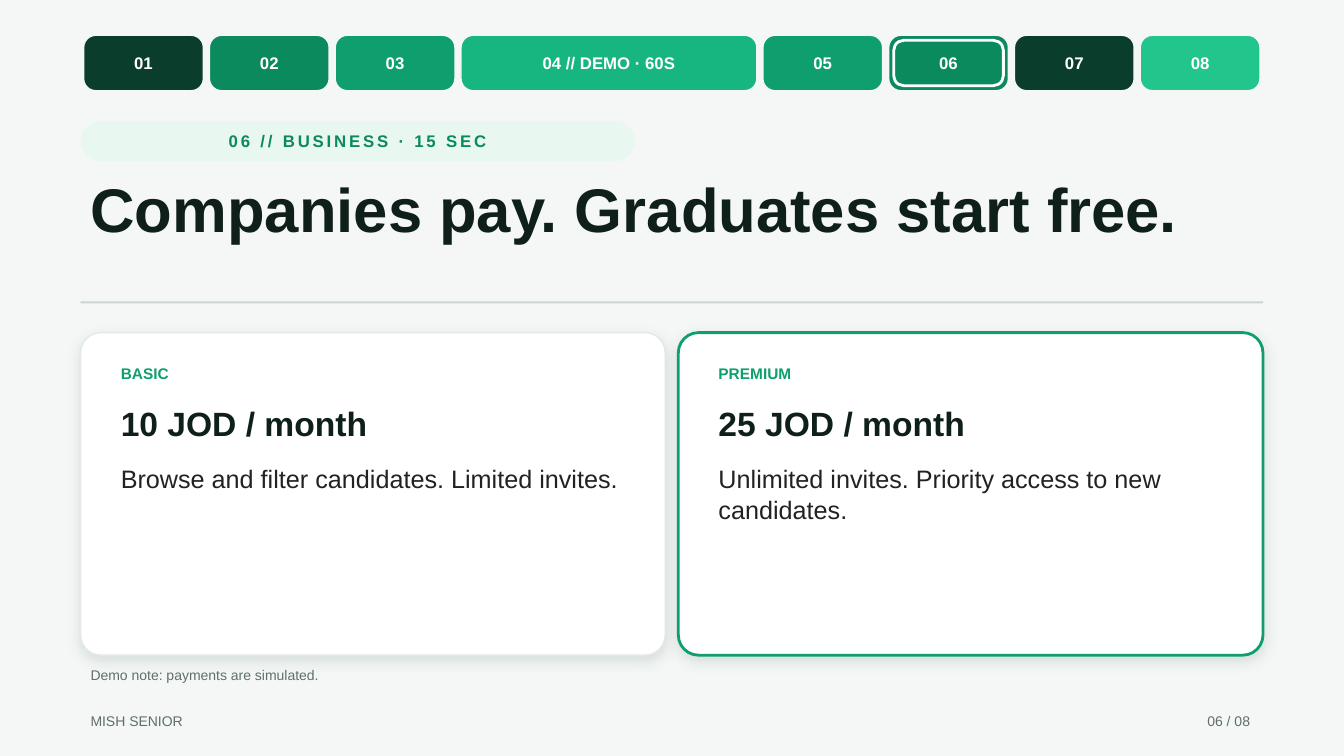
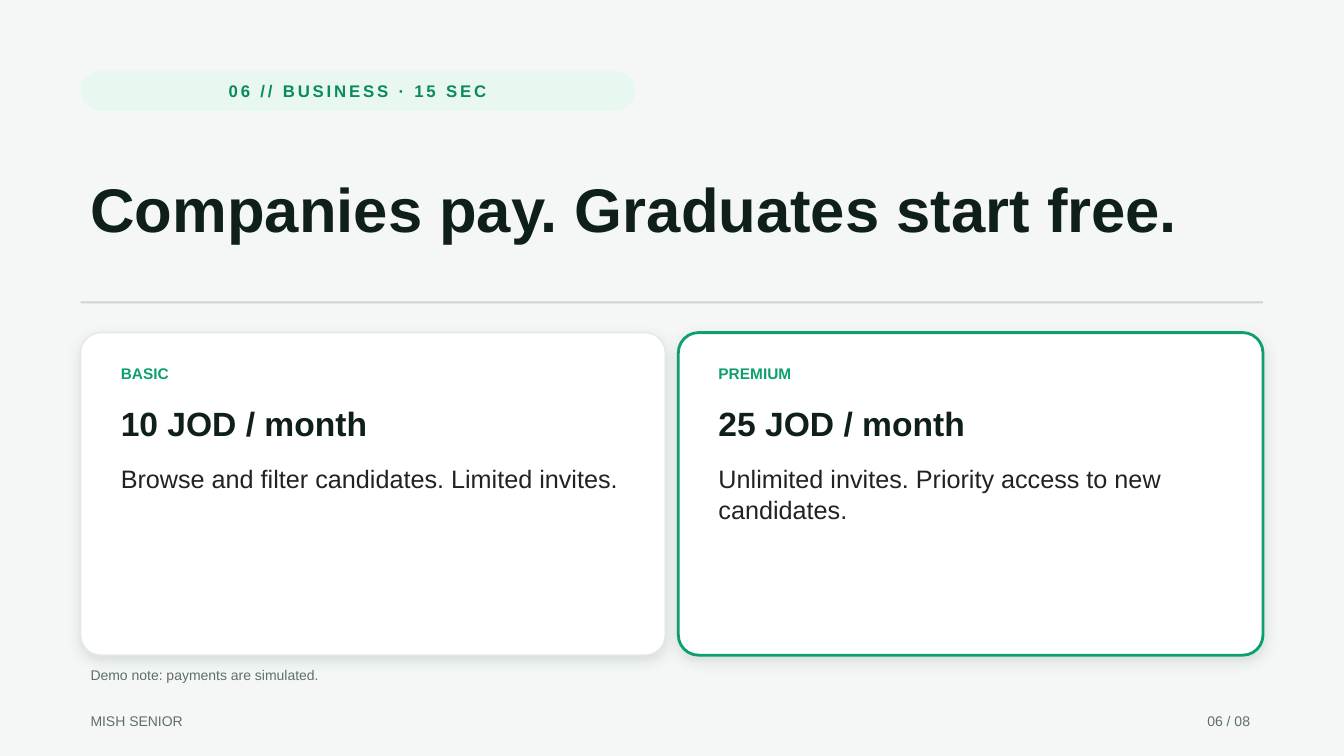
Before and after one commit to dana-alamm/MobilePhonyModes, a slide deck: slide 6 of presentation/Mish-Senior-Pitch.pptx. Drawn at 1344x756 pixels with LibreOffice and Linux fonts; fonts in the diff are those of the drawing. Boxes give left, top, right and bottom in pixels: in the first picture for what was removed or moved away, otherwise in the second. Text is boxed around its words. In the diff, an @@ line names an element or a change of style, - is before the commit and + after.

```diff
--- a/presentation/Mish-Senior-Pitch.pptx
+++ b/presentation/Mish-Senior-Pitch.pptx
@@ rounded rectangle removed at (84,35,204,91) @@
@@ text removed at (134,57,153,69) @@
-01
@@ rounded rectangle removed at (210,35,330,91) @@
@@ text removed at (260,57,279,69) @@
-02
@@ rounded rectangle removed at (336,35,456,91) @@
@@ text removed at (386,57,405,69) @@
-03
@@ rounded rectangle removed at (461,35,756,91) @@
@@ text removed at (543,57,675,69) @@
-04 // DEMO · 60S
@@ rounded rectangle removed at (763,35,883,91) @@
@@ text removed at (813,57,832,69) @@
-05
@@ rounded rectangle removed at (889,35,1009,91) @@
@@ rounded rectangle removed at (894,40,1004,86) @@
@@ text removed at (939,57,958,69) @@
-06
@@ rounded rectangle removed at (1014,35,1134,91) @@
@@ text removed at (1065,57,1084,69) @@
-07
@@ rounded rectangle removed at (1140,35,1260,91) @@
@@ text removed at (1191,57,1210,69) @@
-08
@@ rounded rectangle "06 // BUSINESS · 15 ...": place and size @@
-rounded rectangle "06 // BUSINESS · 15 ..." at (81,121,635,161)
+rounded rectangle "06 // BUSINESS · 15 ..." at (81,71,635,111)
```
Also in this commit, not shown: 7 other slides changed, 2 other files.
